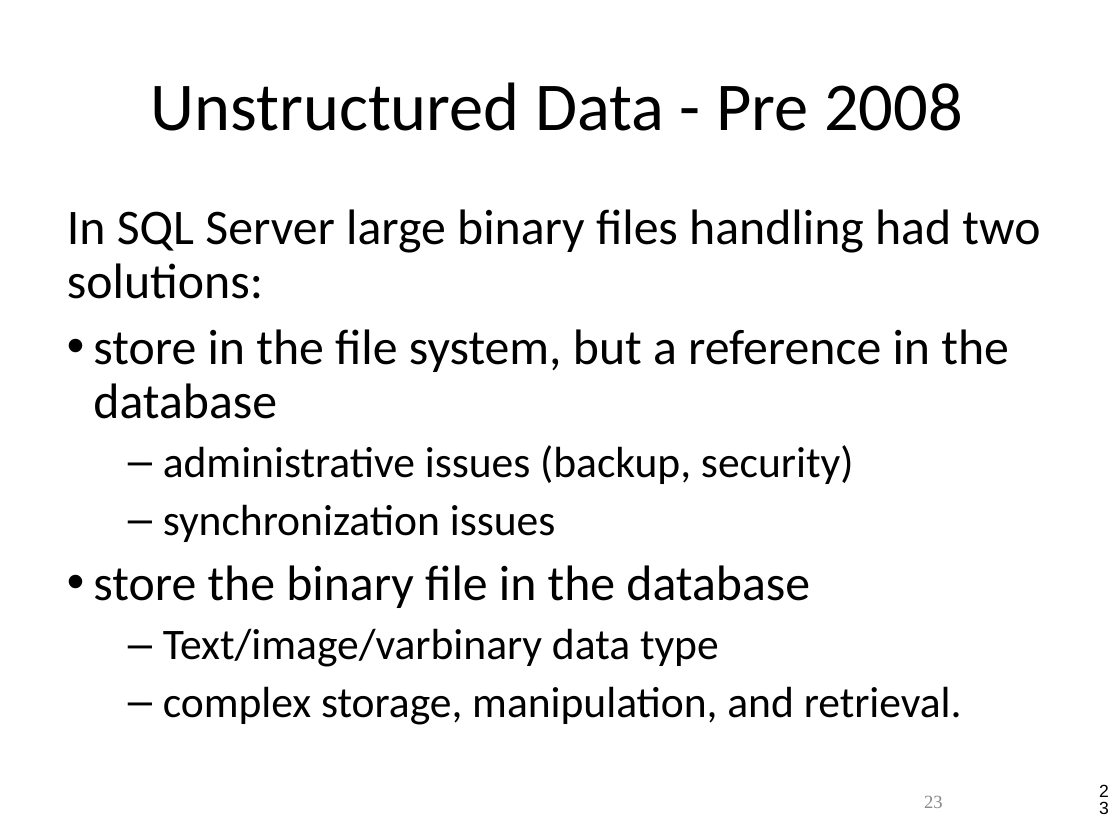
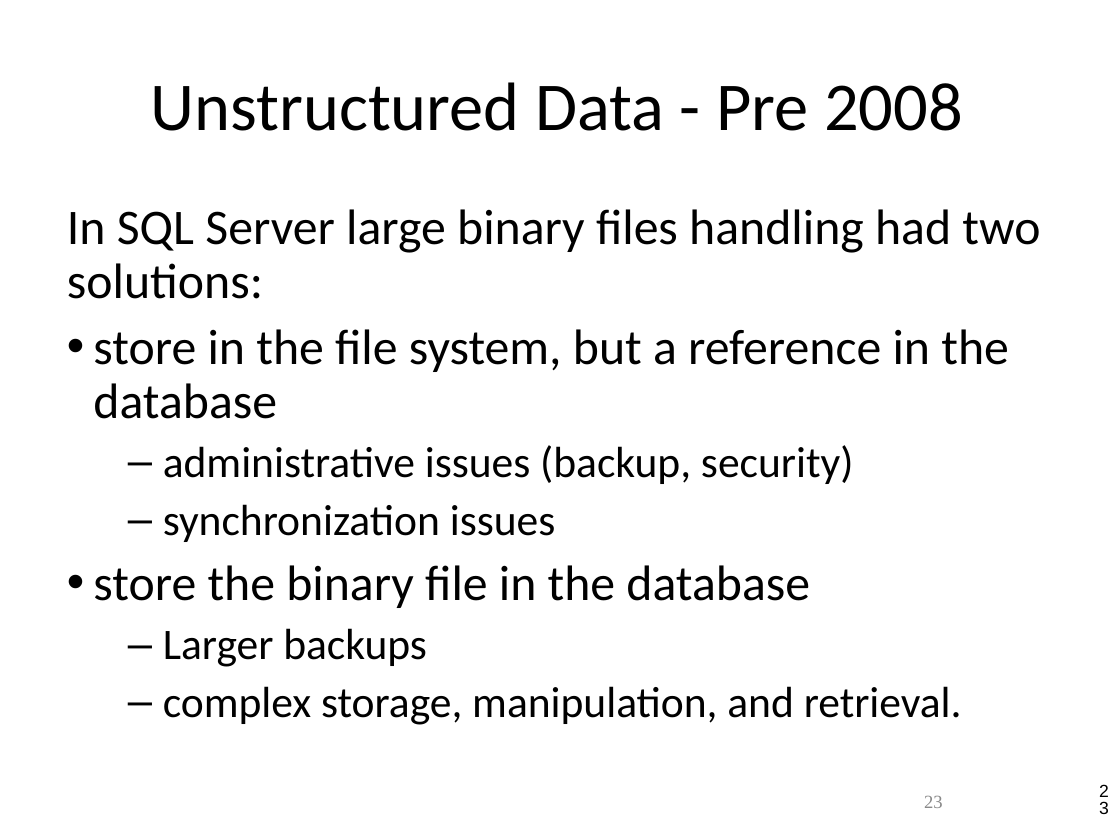
Before and after one commit to way0utwest/FilestreamFiletable, a slide deck: slide 23 of UnstructuredData_SQLServer.ppt. Drawn at 1120x840 pixels with LibreOffice and Linux fonts; fonts in the diff are those of the drawing. Boxes give left, top, right and bottom in pixels: in the first picture for what was removed or moved away, otherwise in the second. Text is boxed around its words. In the diff, an @@ line names an element or a change of style, - is before the commit and + after.

```diff
--- a/UnstructuredData_SQLServer.ppt
+++ b/UnstructuredData_SQLServer.ppt
@@ text at (x1=163, y1=628, x2=427, y2=667): text changed @@
-  – Text/image/varbinary data type
+  – Larger backups
```
Also in this commit, not shown: 3 other slides changed.
